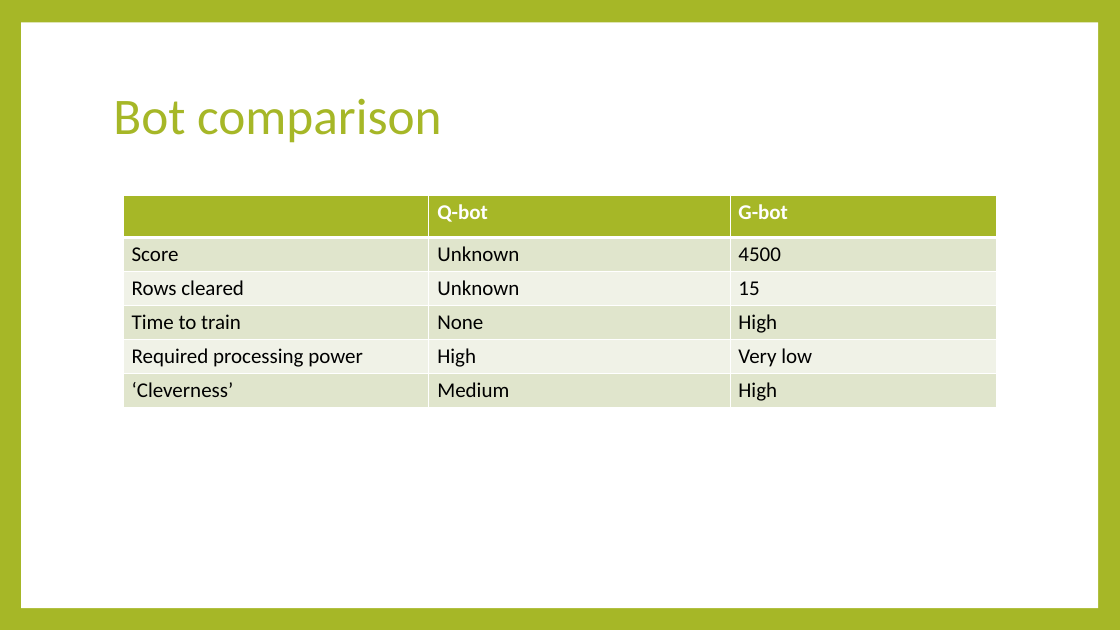
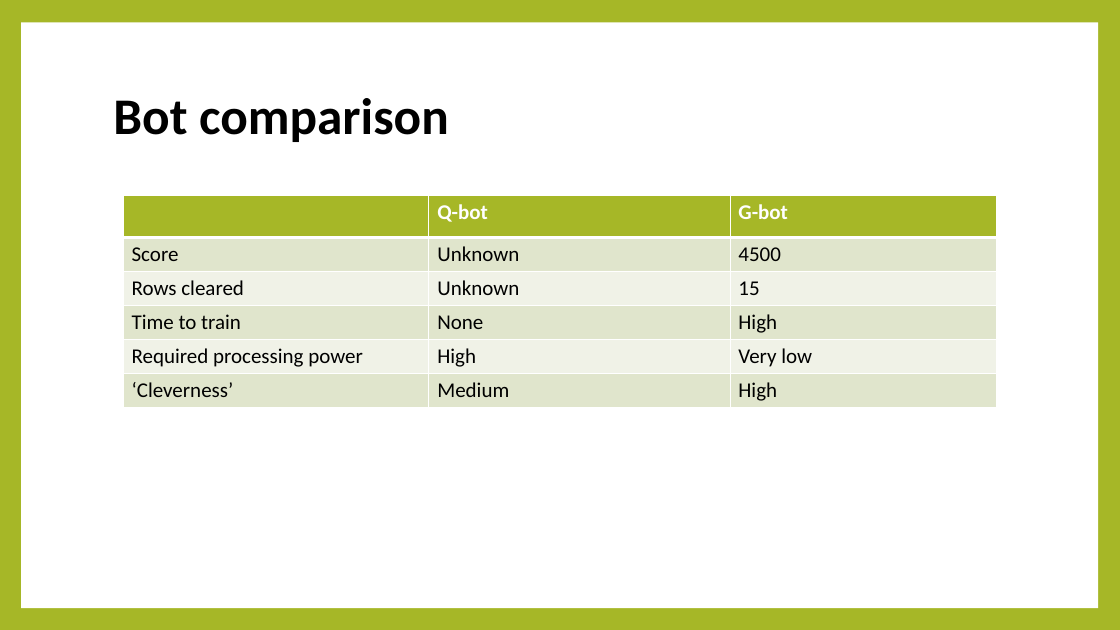
Before and after one commit to Hookz/pentominoes, a slide deck: slide 13 of Pentetris bots.pptx. Drawn at 1120x630 pixels with LibreOffice and Linux fonts; fonts in the diff are those of the drawing. Boxes give left, top, right and bottom in pixels: in the first picture for what was removed or moved away, otherwise in the second. Text is boxed around its words. In the diff, an @@ line names an element or a change of style, - is before the commit and + after.

Commit message:
Fixed font color

```diff
--- a/Pentetris bots.pptx
+++ b/Pentetris bots.pptx
@@ title "Bot comparison" at <box>113,98,449,142</box>: text colour #A6B727 to #000000, bold on @@
```
Also in this commit, not shown: 10 other slides changed.
